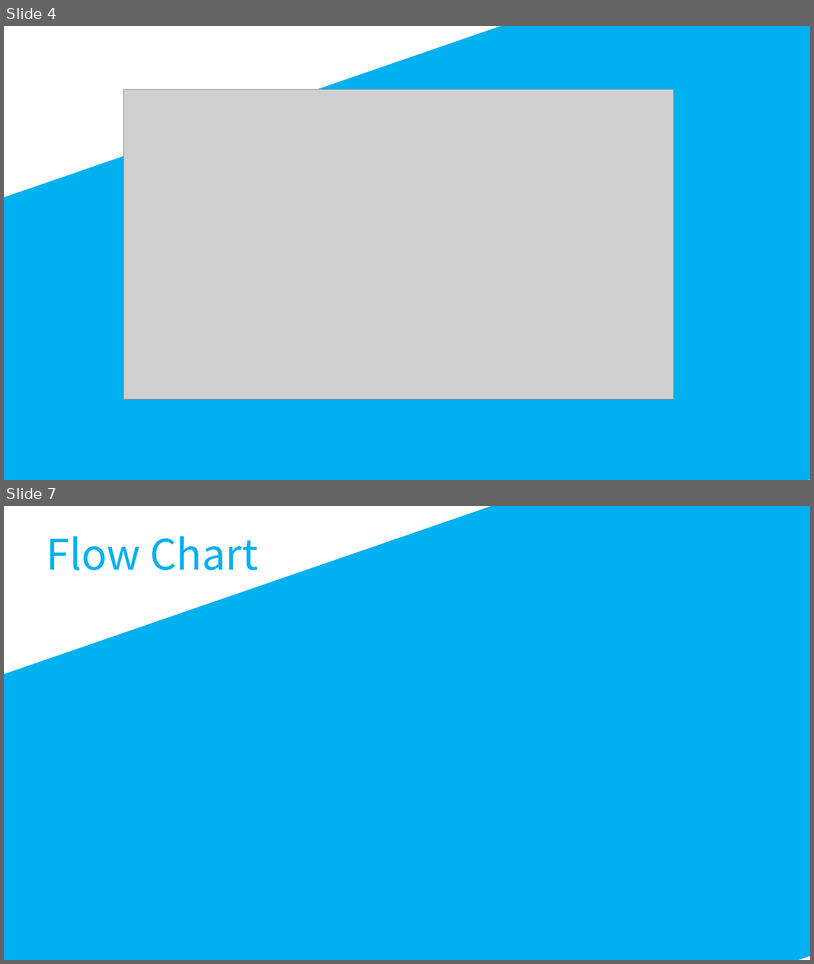
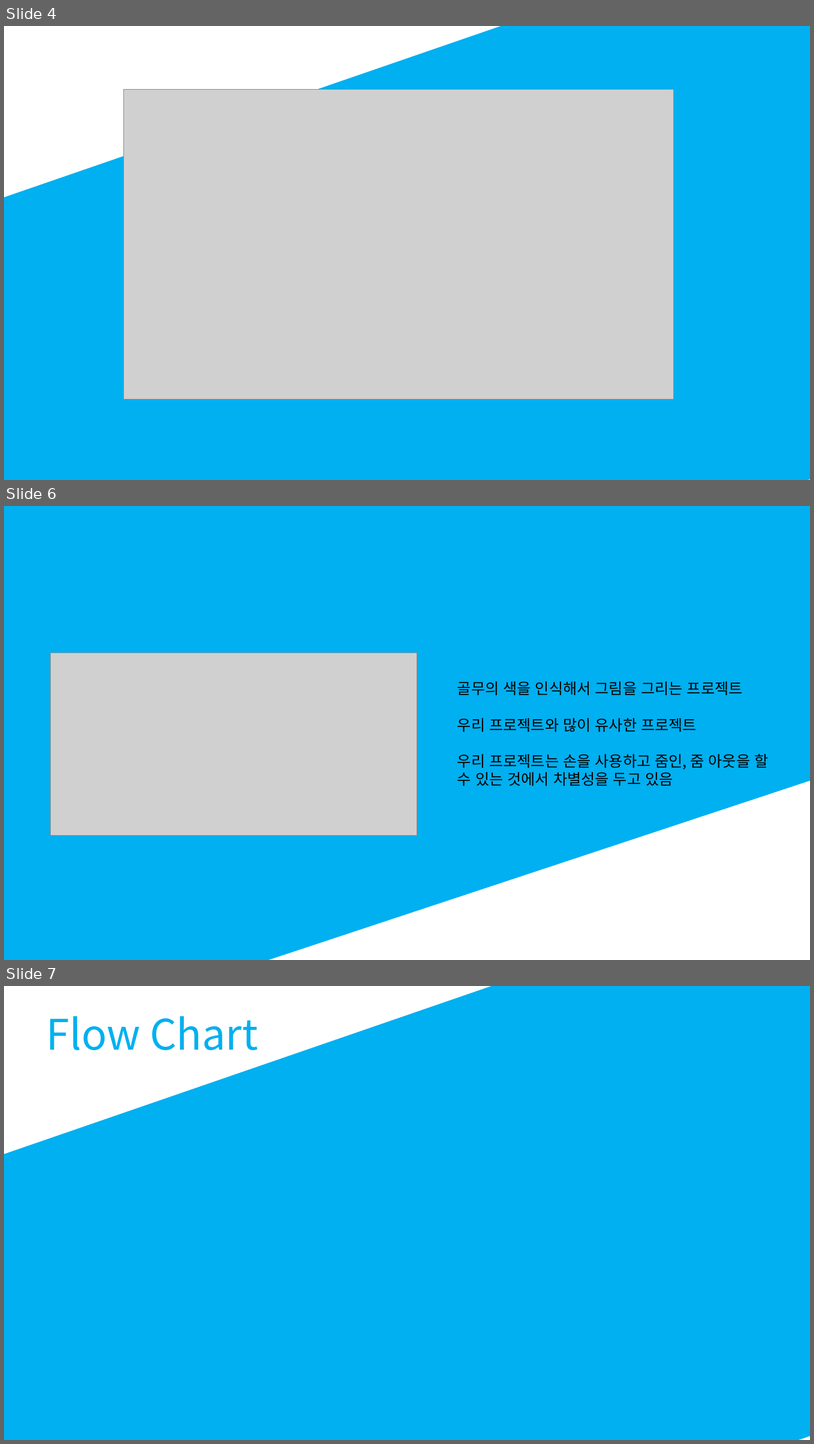
Before and after one commit to fbqweasd/VoidPainter, a slide deck: VoidPrinter.pptx. Shown one above the other, each under a label of ours: slides 4 and 7 before the commit, slides 4, 6 and 7 after it; the slides between them are not shown. The pictures are 814x964 and 814x1444 pixels, drawn with LibreOffice and Linux fonts; fonts in the diff are those of the drawing; grey boxes stand for pictures. Boxes give left, top, right and bottom in pixels: in the first picture for what was removed or moved away, otherwise in the second. Text is boxed around its words. In the diff, an @@ line names an element or a change of style, - is before the commit and + after.

```diff
--- a/VoidPrinter.pptx
+++ b/VoidPrinter.pptx
@@ slide 6 added at (4,506,810,960), background #FFFFFF @@
@@ rectangle added at (4,506,810,960), fill #00B0F0, outline #00B0F0 1 pt @@
@@ picture added at (51,653,417,835) @@
@@ text added at (458,681,768,786), 18 pt, text #000000 @@
+골무의 색을 인식해서 그림을 그리는 프로젝트
+우리 프로젝트와 많이 유사한 프로젝트
+우리 프로젝트는 손을 사용하고 줌인, 줌 아웃을 할 수 있는 것에서 차별성을 두고 있음
```
Also in this commit, not shown: 2 slides changed, 1 slide removed.
